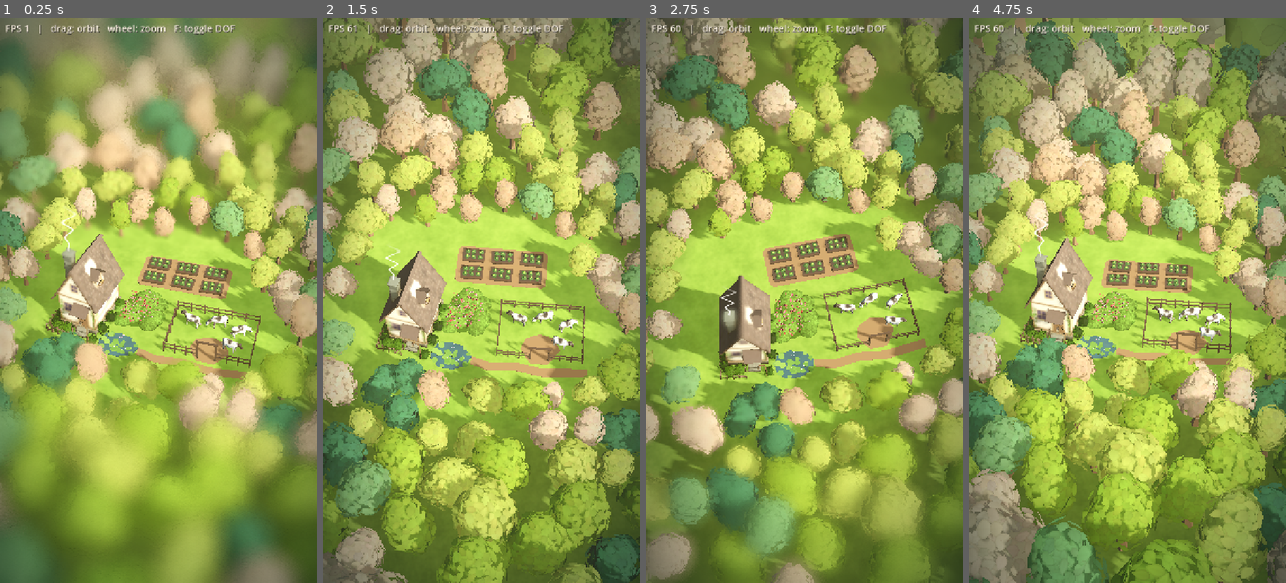
Above: before the commit, frames 1-4 (left to right).
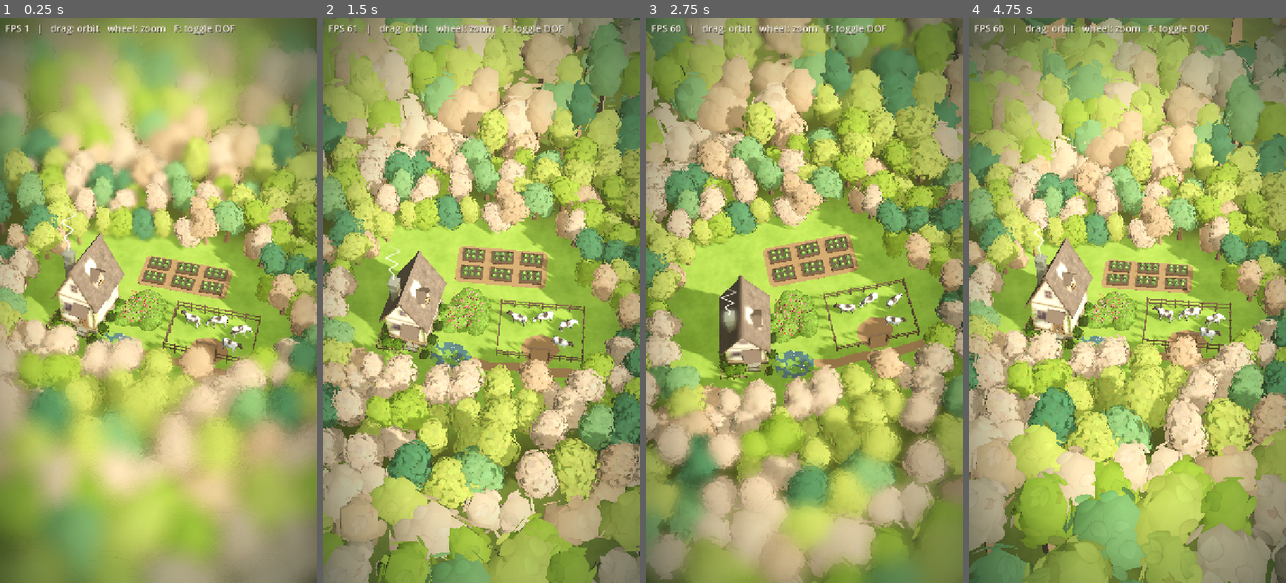
Above: after the commit, the same moments.

Repository: evaqqwww/Island
Game: Godot game, scene res://main.tscn
The game is run twice, just before and just after one commit, with the same random seed, the same clock (stepped at 60 frames per second) and the same inputs.
Inputs (mouse positions are in pixels of both pictures, inside the frame that each line leads up to):
- Up to frame 1 (0.25 s): no input
- Up to frame 2 (1.5 s): tap Enter at 0.5 s; move the mouse to (551, 272) at 0.52 s; tap F at 0.6 s; click (551, 272) at 0.67 s; drag from (418, 328) to (465, 413) at 1.27 s
- Up to frame 3 (2.75 s): move the mouse to (836, 176) at 2.02 s; tap F at 2.1 s; click (836, 176) at 2.17 s
- Up to frame 4 (4.75 s): drag from (1111, 413) to (1032, 215) at 2.77 s; move the mouse to (1222, 385) at 3.52 s; tap F at 3.6 s; click (1222, 385) at 3.67 s; drag from (1032, 215) to (1079, 159) at 4.27 s

The runs differ from the first frame. In frame 1, 67% of the frame differs, in the area x 0-100%, y 0-100%; in frame 2, 67%; in frame 3, 65%; in frame 4, 69%.

Commit message:
树林加密连片：空地周围树冠互相交叠，焦点外的树改用远景低模，林下地面压暗
Co-Authored-By: Claude Opus 5.5 <noreply@anthropic.com>

Diff:
--- a/main.tscn
+++ b/main.tscn
@@ -60,7 +60,7 @@
 shader_parameter/tile_size = 4.0
 shader_parameter/clearing_center = Vector2(4.5, -1.7)
 shader_parameter/clearing_radii = Vector2(11, 8.4)
-shader_parameter/forest_shade = 0.68
+shader_parameter/forest_shade = 0.45
 
 [sub_resource type="ShaderMaterial" id="ShaderMaterial_bed_ground"]
 render_priority = 0
@@ -331,10 +331,11 @@
 exclude_areas = Array[NodePath]([NodePath("../Regions/Path")])
 tree_scene = ExtResource("16_trees")
 tints = PackedColorArray(0.96, 0.88, 0.82, 1, 0.96, 0.88, 0.82, 1, 0.94, 0.84, 0.76, 1, 0.86, 0.9, 0.62, 1, 0.86, 0.9, 0.62, 1, 0.76, 0.86, 0.5, 1, 0.48, 0.72, 0.62, 1, 0.68, 0.84, 0.68, 1)
-max_trees = 260
+max_trees = 900
 tree_scale = Vector2(0.8, 1.8)
 growth_distance = 22.0
-overlap = 0.62
+overlap = 0.45
+detail_distance = 8.0
 far_spacing = 9.5
 far_scale = Vector2(2.8, 3.6)
 shade_color = Color(0.55, 0.7, 0.72, 1)
--- a/scripts/forest.gd
+++ b/scripts/forest.gd
@@ -3,8 +3,9 @@
 
 ## 森林：在 area 多边形内种树，避开 clearing（空地）和 exclude_areas。
 ## 树木网格来自 tree_scene（Blender 生成的 trees.glb）：名字以 _Far 结尾的是远景版本，其余是近景版本。
-## 近处（离空地 far_distance 以内）：随机种树，相邻树冠按大小保持间距；离空地越远树越大，
-## 林缘多是矮树和灌木（灌木把树干埋进地里），形成错落的层次。近景树投影。
+## 近处（离空地 far_distance 以内）：随机种树，相邻树冠按大小保持间距、互相交叠连成片；离空地越远树越大，
+## 林缘多是矮树和灌木（灌木把树干埋进地里），形成错落的层次。离空地 detail_distance 以内（焦点附近）
+## 用近景网格并投影，再往外已被景深虚化，改用远景网格、不投影。
 ## 远处：按网格均匀铺远景树，不投影，用来在任意朝向下铺满远景（远景会被移轴完全虚化）。
 ## 每棵树从 tints 里随机取色调，写进 MultiMesh 的实例颜色（着色器里和顶点色相乘）；
 ## 离空地越远，色调再逐渐乘上 shade_color，树林压暗偏冷，光线集中在空地上。
@@ -34,6 +35,8 @@
 @export var bush_sink := 1.6
 ## 相邻树冠的最小间距 = (r1 + r2) * overlap，小于 1 时树冠互相交叠。
 @export var overlap := 0.75
+## 离空地多远以内用近景网格并投影。
+@export var detail_distance := 8.0
 
 @export_group("远景")
 ## 离空地多远开始改用远景树。
@@ -117,7 +120,9 @@
 		placed += 1
 		var sink := bush_sink * s if rng.randf() < bush_chance * (1.0 - g) else 0.0
 		var origin := inv * Vector3(p.x, global_position.y - sink, p.y)
-		_add_instance(near, rng.randi() % near_meshes.size(), origin, s, _shaded(linear_tints[rng.randi() % linear_tints.size()], d), rng)
+		var detailed := d < detail_distance
+		_add_instance(near if detailed else far, rng.randi() % (near_meshes if detailed else far_meshes).size(), origin, s,
+				_shaded(linear_tints[rng.randi() % linear_tints.size()], d), rng)
 
 	# 远处：抖动网格，每格一棵远景树
 	var b: Rect2 = include.bounds
Not shown, changed: docs/index.html
Not shown, changed: docs/index.pck
